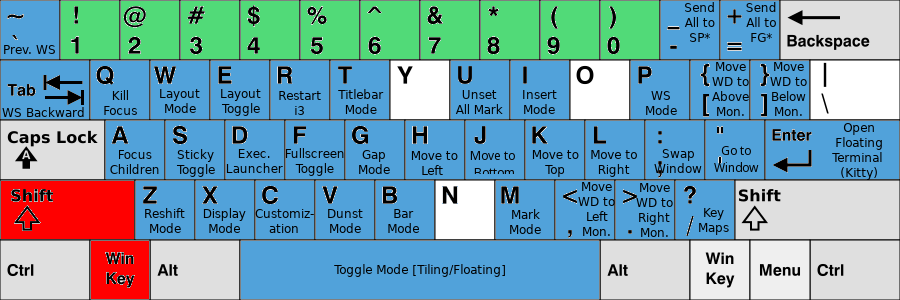
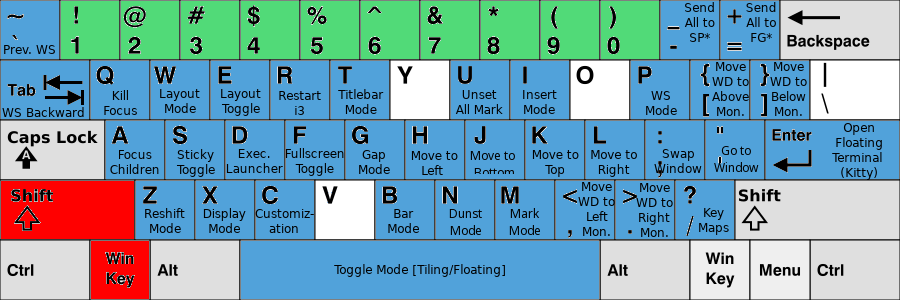
Layers edited between the first and the second 900x300 image:
painted on "Mark ..." over (509, 208, 541, 235)
painted on "Dunst ..." over (328, 209, 482, 235)
painted on "KB_United_States-NoAltGr.svg" over (316, 181, 494, 239)
